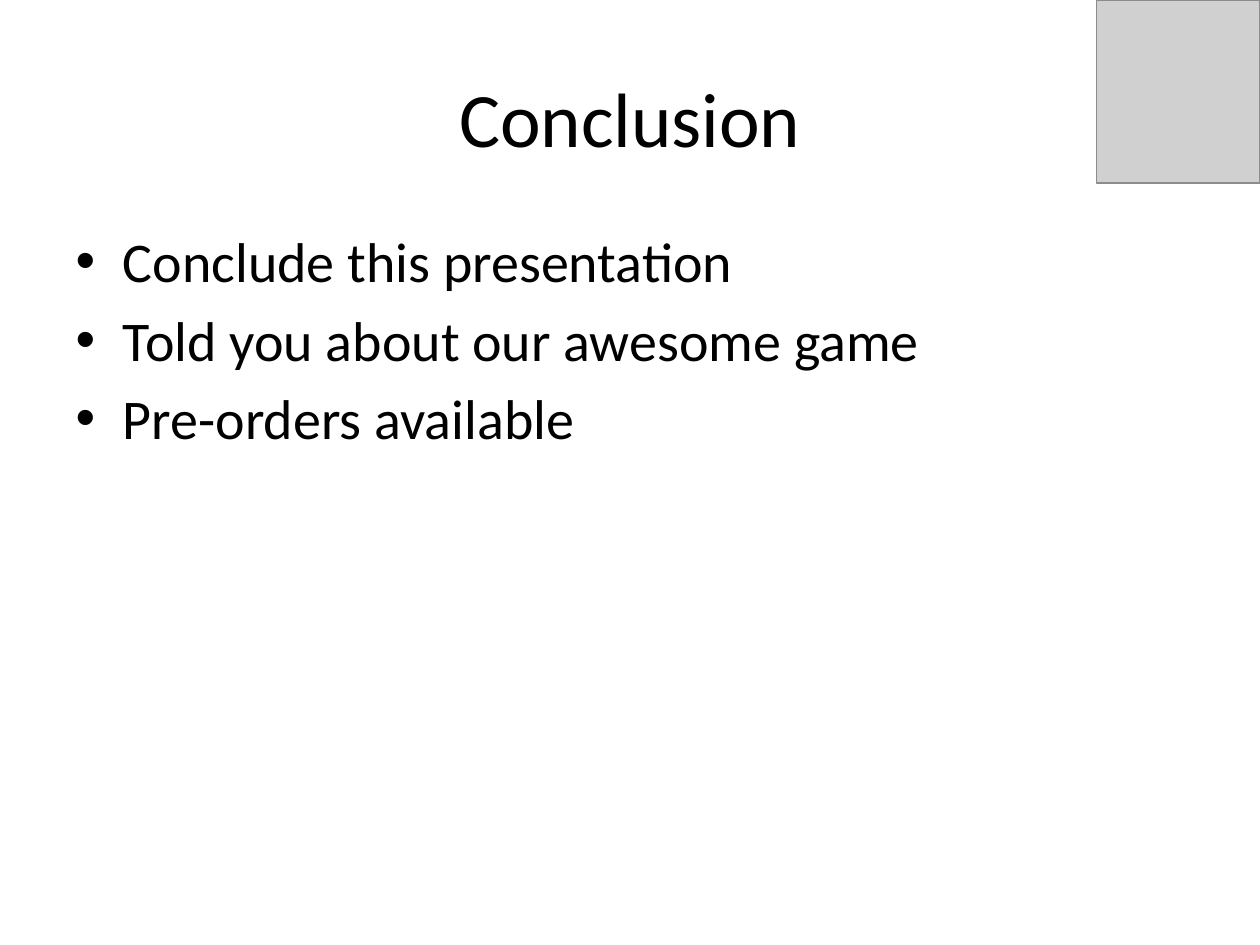
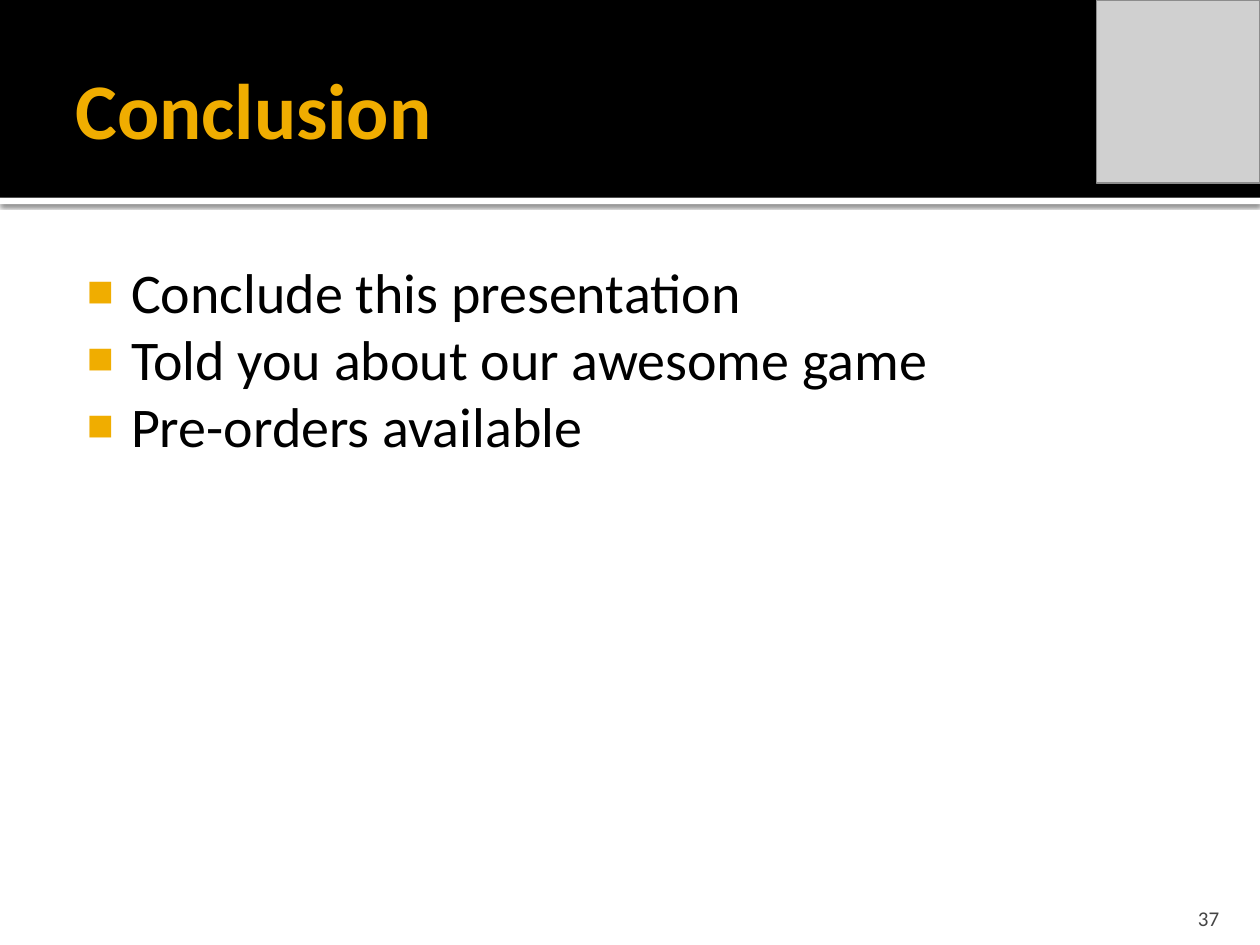
Before and after one commit to idxExtropy/duel-reality, a slide deck: slide 37 of Docs/DUEL REALITY .pptx (slide 26 before the commit). Drawn at 1260x945 pixels with LibreOffice and Linux fonts; fonts in the diff are those of the drawing; grey boxes stand for pictures. Boxes give left, top, right and bottom in pixels: in the first picture for what was removed or moved away, otherwise in the second. Text is boxed around its words. In the diff, an @@ line names an element or a change of style, - is before the commit and + after.

Commit message:
Cool Theme!!!! plus did overview / Game Mech

```diff
--- a/Docs/DUEL REALITY .pptx
+++ b/Docs/DUEL REALITY .pptx
@@ rectangle added at [0,0,1260,198], fill #000000 @@
@@ title "Conclusion": place and size @@
-title "Conclusion" at [459,93,800,148]
+title "Conclusion" at [76,83,432,140]
@@ title "Conclusion" at [76,83,432,140]: size 44 to 45 pt, text colour #000000 to #F0AD00, bold on; alignment centre to left @@
@@ rectangle added at [0,198,1260,204], fill #FFFFFF @@
@@ text "Conclude this presentation": place and size @@
-text "Conclude this presentation" at [123,243,919,440]
+text "Conclude this presentation" at [131,274,927,448]
@@ text "Conclude this presentation" at [131,274,927,448]: bullet • to ■; less space between paragraphs @@
@@ page number added at [1198,912,1219,926], 12 pt, text #454545 @@
+37
```
Also in this commit, not shown: 22 other slides changed, 15 slides added, 4 slides removed.
